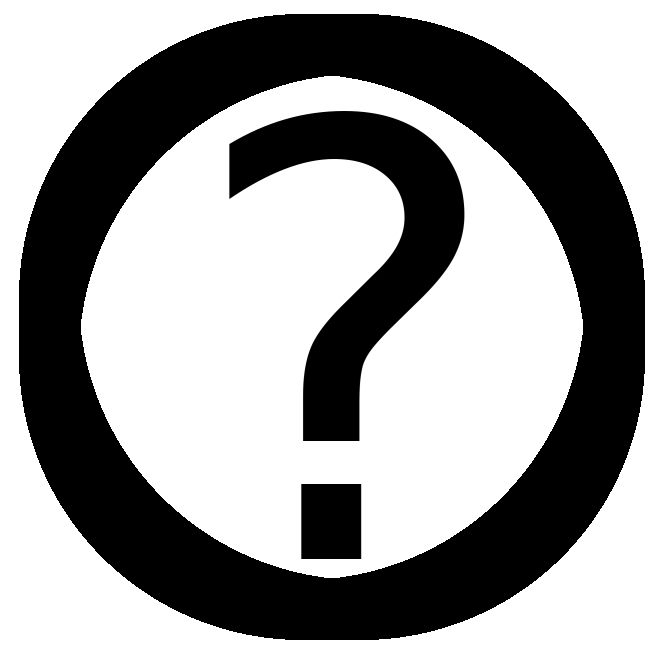
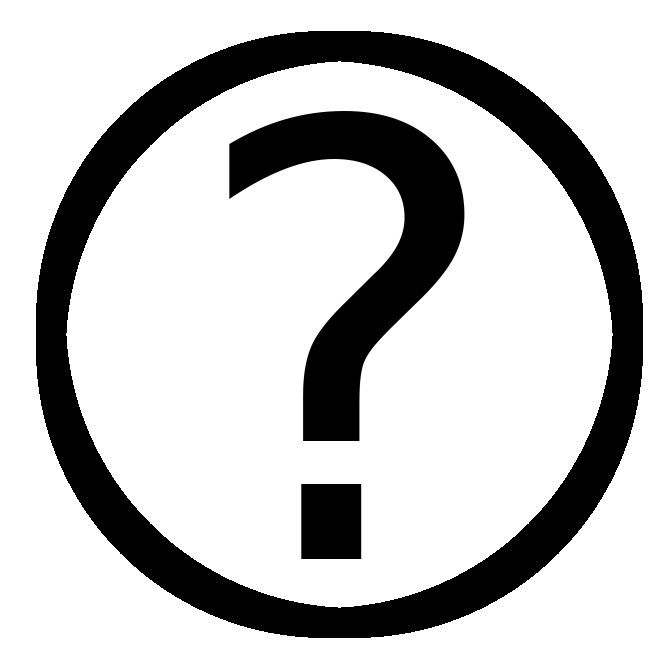
Layer changes from the first 664px x 657px image to the second:
painted on "Layer #1" over [19, 14, 645, 640]
